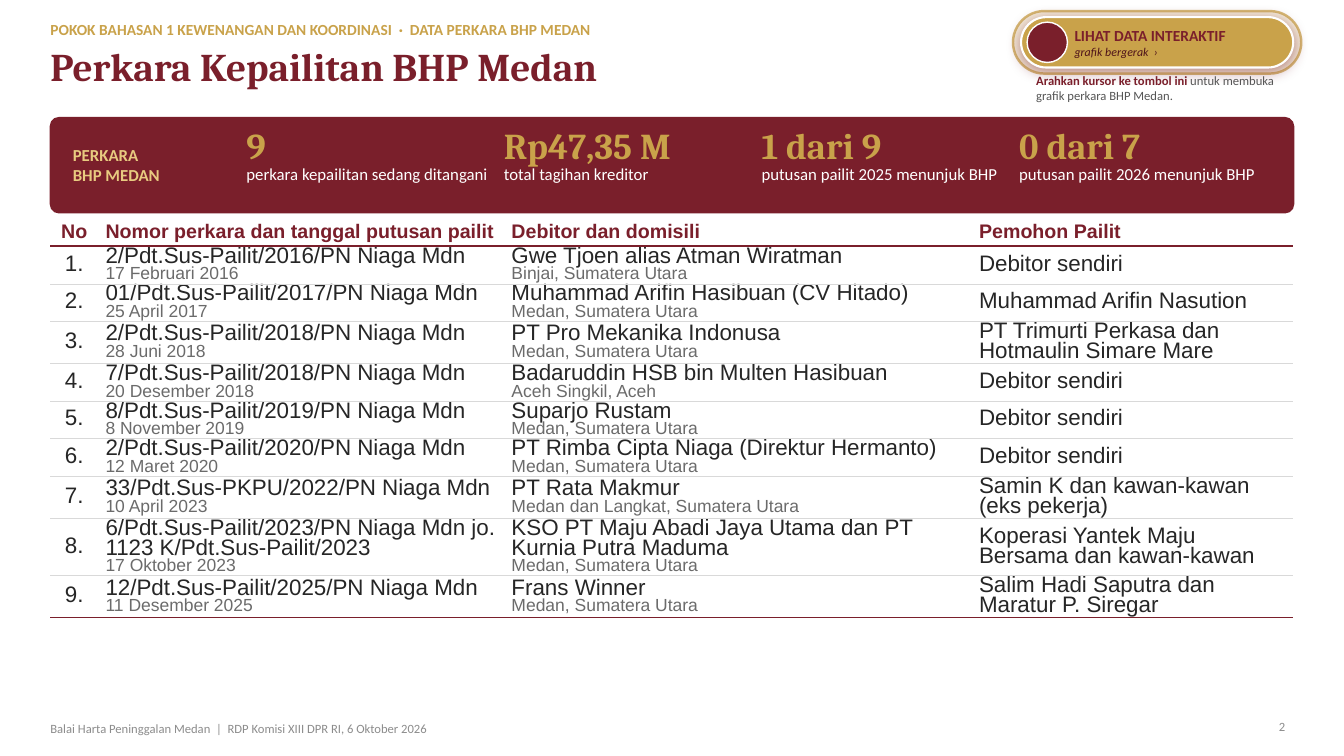
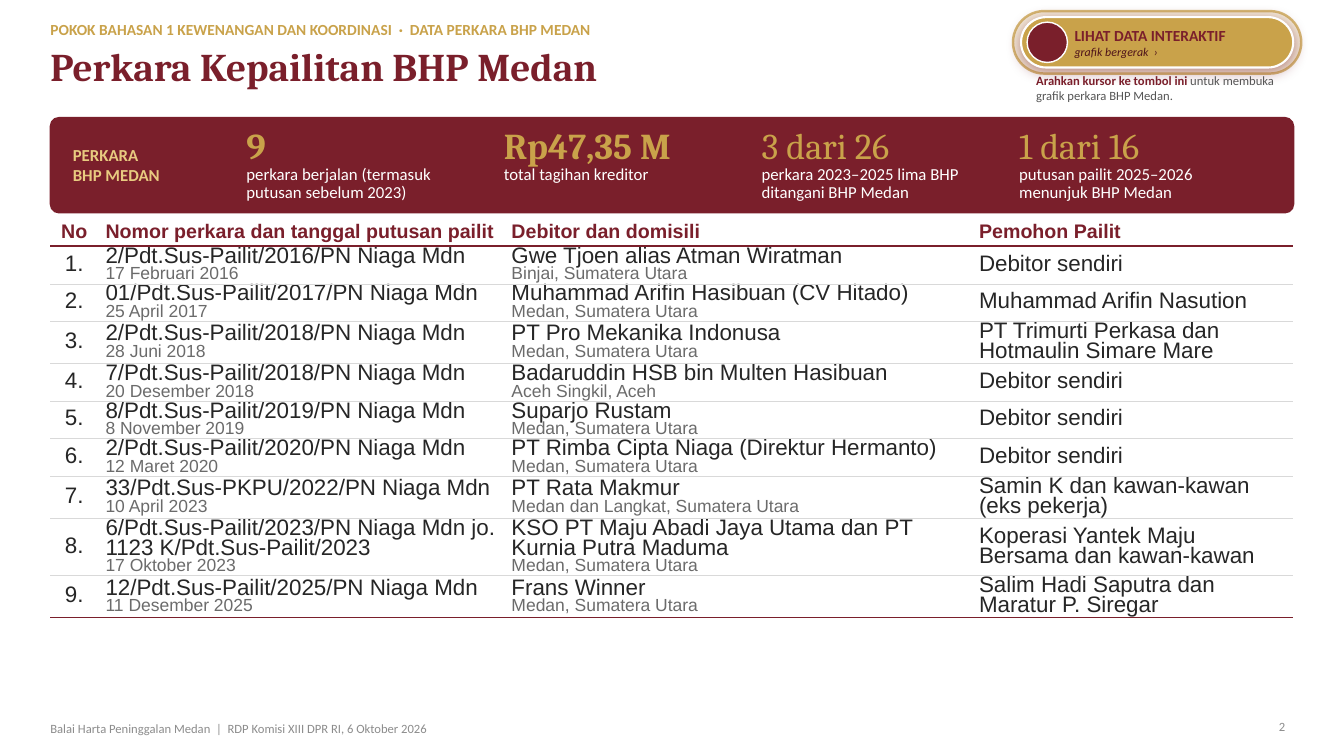
Before and after one commit to artheralawfirm-cloud/SAPAWALI, a slide deck: slide 2 of presentasi/slide-bhp-medan/BHP-Medan-Paparan-Klaster-1.pptx. Drawn at 1344x756 pixels with LibreOffice and Linux fonts; fonts in the diff are those of the drawing; background and template pictures are left out. Boxes give left, top, right and bottom in pixels: in the first picture for what was removed or moved away, otherwise in the second. Text is boxed around its words. In the diff, an @@ line names an element or a change of style, - is before the commit and + after.

```diff
--- a/presentasi/slide-bhp-medan/BHP-Medan-Paparan-Klaster-1.pptx
+++ b/presentasi/slide-bhp-medan/BHP-Medan-Paparan-Klaster-1.pptx
@@ text at [762,134,889,159]: text changed; bold off @@
-1 dari 9
+3 dari 26
@@ text at [1019,134,1139,159]: text changed; bold off @@
-0 dari 7
+1 dari 16
@@ text at [246,168,431,201]: text changed @@
-perkara kepailitan sedang ditangani
+perkara berjalan (termasuk putusan sebelum 2023)
@@ text at [762,168,958,201]: text changed @@
-putusan pailit 2025 menunjuk BHP
+perkara 2023–2025 lima BHP ditangani BHP Medan
@@ text at [1019,168,1192,201]: text changed @@
-putusan pailit 2026 menunjuk BHP
+putusan pailit 2025–2026 menunjuk BHP Medan
```
Also in this commit, not shown: 1 other slide changed, 2 other files.
